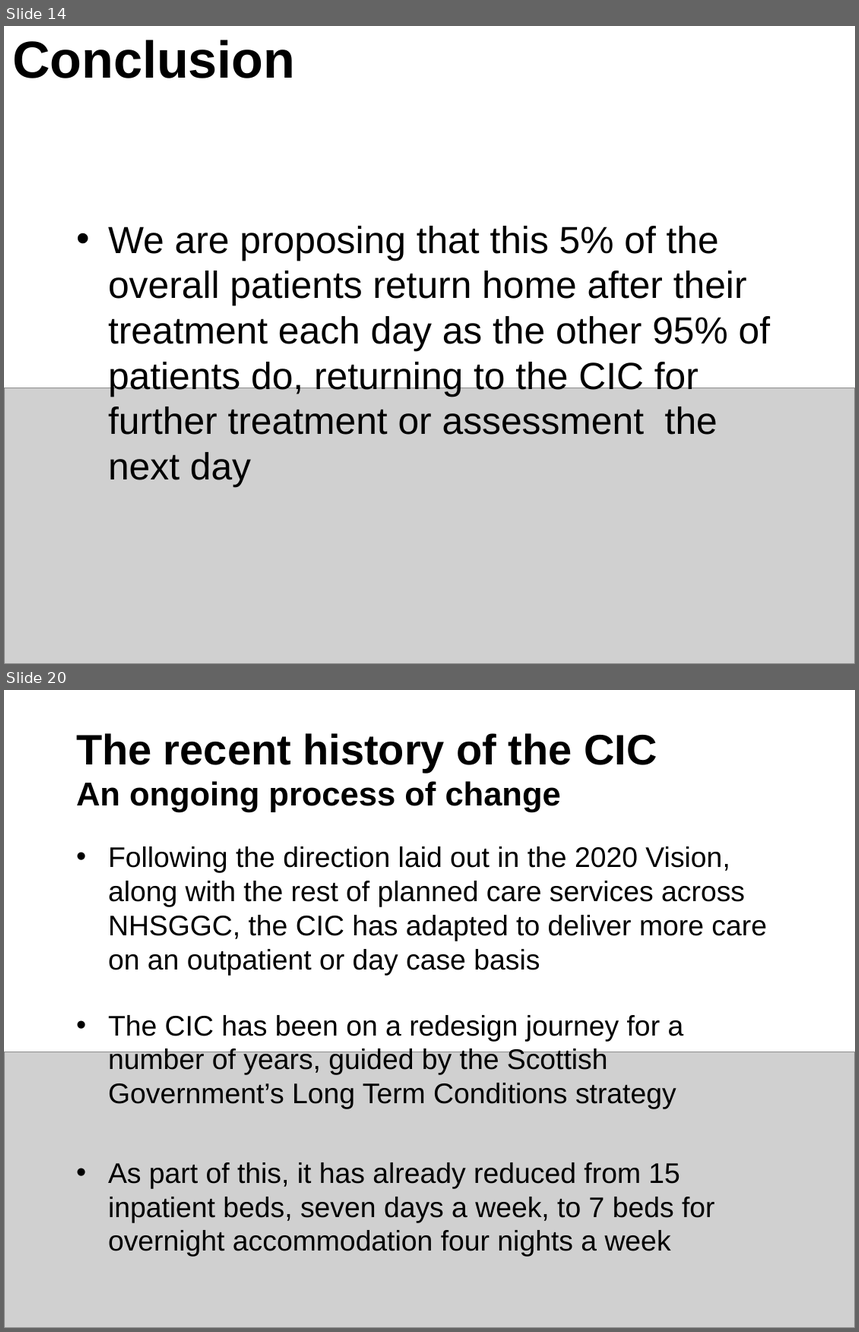
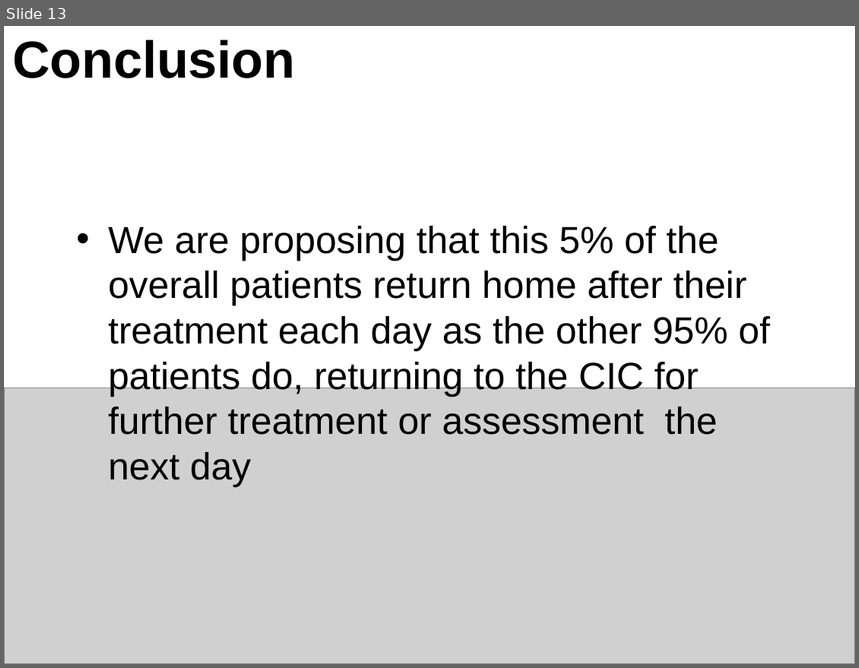
Before and after one commit to RMorton24/phs_group_project, a slide deck: Final Powerpoint presentation for 12.08.22.pptx. Shown one above the other, each under a label of ours: slides 14 and 20 before the commit, slide 13 after it; the slides between them are not shown. The pictures are 859x1332 and 859x668 pixels, drawn with LibreOffice and Linux fonts; fonts in the diff are those of the drawing; grey boxes stand for pictures. Boxes give left, top, right and bottom in pixels: in the first picture for what was removed or moved away, otherwise in the second. Text is boxed around its words. In the diff, an @@ line names an element or a change of style, - is before the commit and + after.

```diff
--- a/Final Powerpoint presentation for 12.08.22.pptx
+++ b/Final Powerpoint presentation for 12.08.22.pptx
@@ slide 20 removed at box(4, 690, 855, 1328), background #FFFFFF @@
@@ title removed at box(76, 733, 657, 812) @@
-The recent history of the CIC
-An ongoing process of change
@@ text removed at box(108, 847, 767, 1257) @@
-• Following the direction laid out in the 2020 Vision, along with the rest of planned care services across NHSGGC, the CIC has adapted to deliver more care on an outpatient or day case basis
-• The CIC has been on a redesign journey for a number of years, guided by the Scottish Government’s Long Term Conditions strategy
-• As part of this, it has already reduced from 15 inpatient beds, seven days a week, to 7 beds for overnight accommodation four nights a week
@@ picture removed at box(4, 1053, 855, 1328) @@
@@ what was slide 14 is now slide 13 @@
```
Also in this commit, not shown: 2 slides changed, 8 other slides removed, 1 other file.
